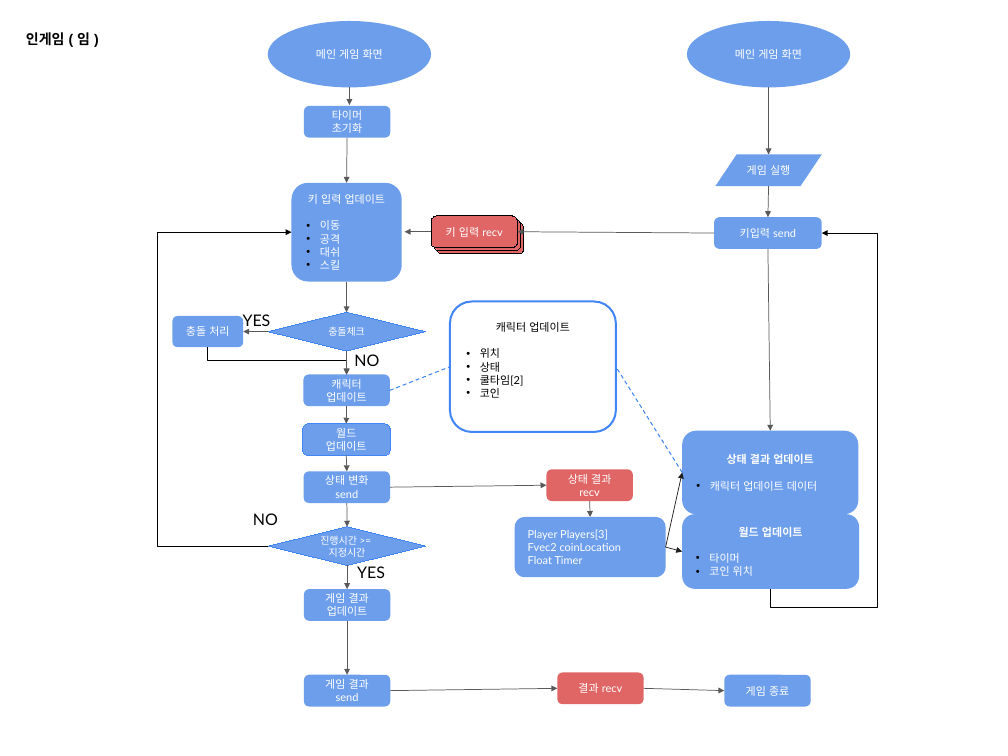
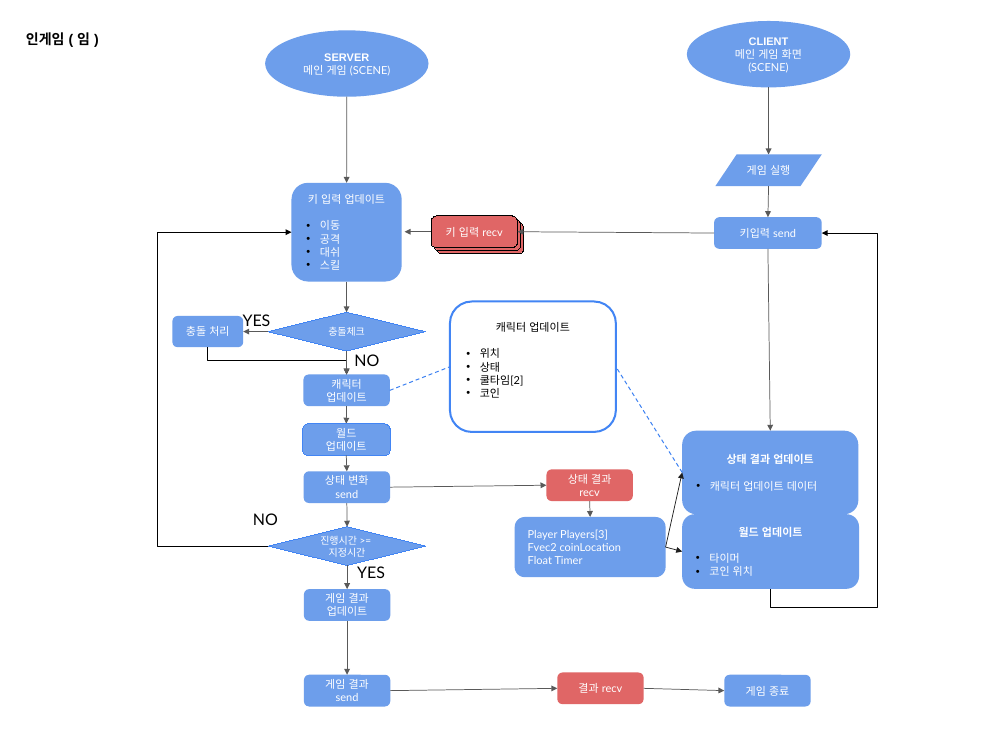
Before and after one commit to haein0303/NetWorkGame_Final_Term, a slide deck: slide 4 of Document/하이레벨 + 스레드(ver2.0).pptx. Drawn at 1008x756 pixels with LibreOffice and Linux fonts; fonts in the diff are those of the drawing. Boxes give left, top, right and bottom in pixels: in the first picture for what was removed or moved away, otherwise in the second. Text is boxed around its words. In the diff, an @@ line names an element or a change of style, - is before the commit and + after.

```diff
--- a/Document/하이레벨 + 스레드(ver2.0).pptx
+++ b/Document/하이레벨 + 스레드(ver2.0).pptx
@@ ellipse "SERVER": place and size @@
-ellipse "SERVER" at [268,21,431,87]
+ellipse "SERVER" at [265,30,428,96]
@@ text in ellipse at [303,53,390,75]: text changed @@
-메인 게임 화면
+SERVER
+메인 게임 (SCENE)
@@ text in ellipse at [735,37,802,73]: text changed @@
-메인 게임 화면
+CLIENT
+메인 게임 화면(SCENE)
@@ rounded rectangle removed at [304,106,390,138] @@
-타이머 초기화
@@ arrow moved from (349, 87) - (349, 105) to (347, 96) - (346, 183) @@
@@ arrow removed from (347, 138) to (346, 183) @@
```
Also in this commit, not shown: 1 other slide changed, 1 other file.
